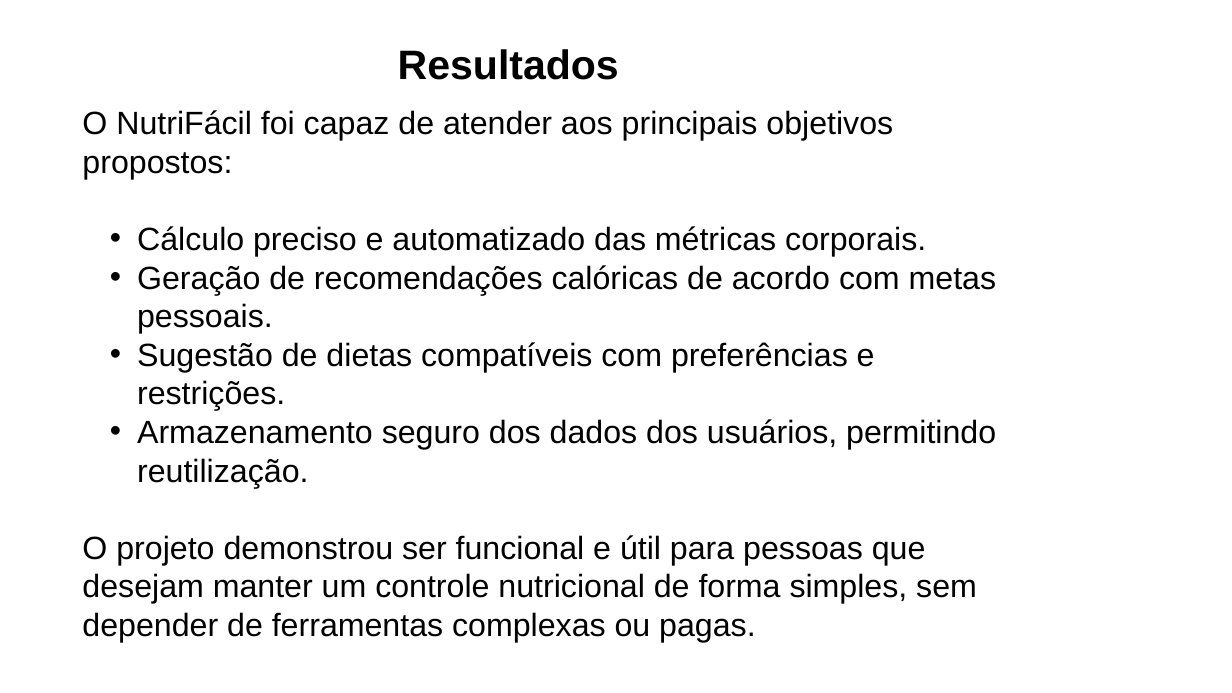
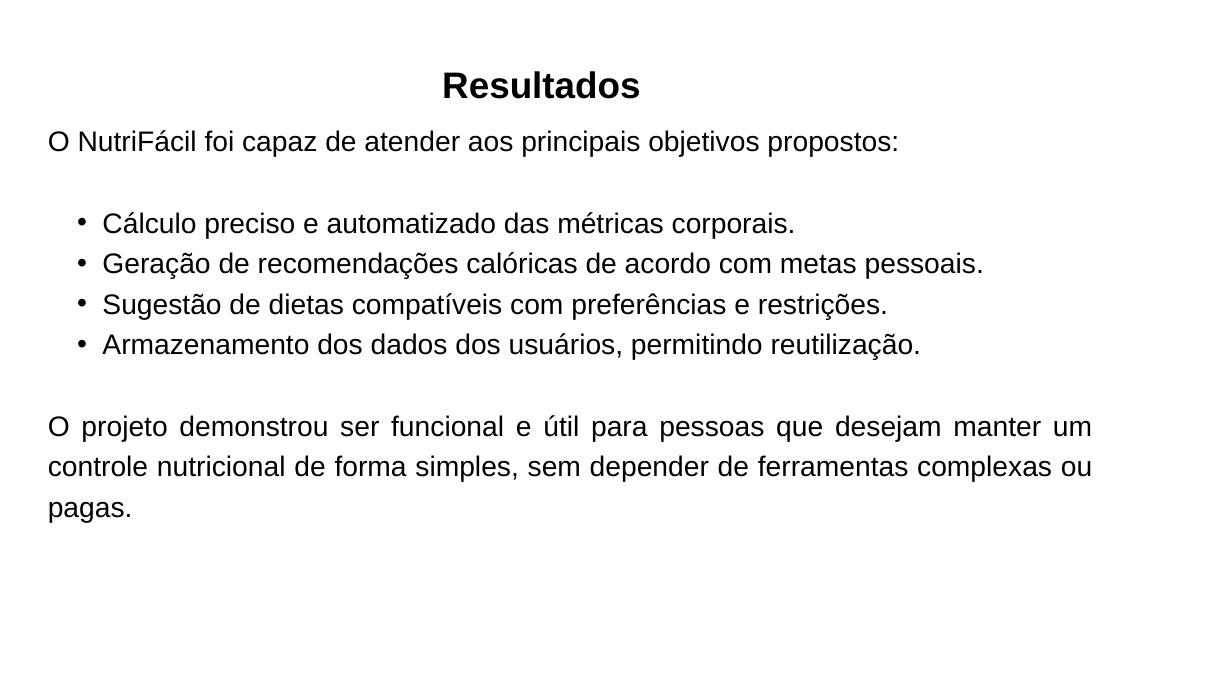
Before and after one commit to NutriFacil-A3/NutriFacil, a slide deck: slide 11 of slides/SlidesNutriFacil.pptx (slide 8 before the commit). Drawn at 1232x693 pixels with LibreOffice and Linux fonts; fonts in the diff are those of the drawing; background and template pictures are left out. Boxes give left, top, right and bottom in pixels: in the first picture for what was removed or moved away, otherwise in the second. Text is boxed around its words. In the diff, an @@ line names an element or a change of style, - is before the commit and + after.

Commit message:
docs: Formatando doc e adicionando em .pdf

```diff
--- a/slides/SlidesNutriFacil.pptx
+++ b/slides/SlidesNutriFacil.pptx
@@ text "Resultados": place and size @@
-text "Resultados" at <box>398,49,619,80</box>
+text "Resultados" at <box>442,71,641,99</box>
@@ text "Resultados" at <box>442,71,641,99</box>: size 48 to 43 pt; line spacing 57.6pt to 1.2 @@
@@ text "O NutriFácil foi capaz de ...": place and size @@
-text "O NutriFácil foi capaz de ..." at <box>82,110,997,642</box>
+text "O NutriFácil foi capaz de ..." at <box>48,130,1092,523</box>
@@ text at <box>48,130,1092,523</box>: size 37.6 to 33 pt in "O NutriFácil foi capaz de atender aos ...", "Cálculo preciso e automatizado das métricas corporais.", "Geração de recomendações calóricas de acordo com ...", "Sugestão de dietas compatíveis com preferências e ..." and 1 more places; alignment left to justified; line spacing 45.1pt to 1.2; indent changed @@
@@ text at <box>102,333,922,360</box>: text changed; size 37.6 to 33 pt @@
-  • Armazenamento seguro dos dados dos usuários, permitindo reutilização.
+  • Armazenamento dos dados dos usuários, permitindo reutilização.
```
Also in this commit, not shown: 6 other slides changed, 4 slides added, 3 slides removed, 1 other file.
